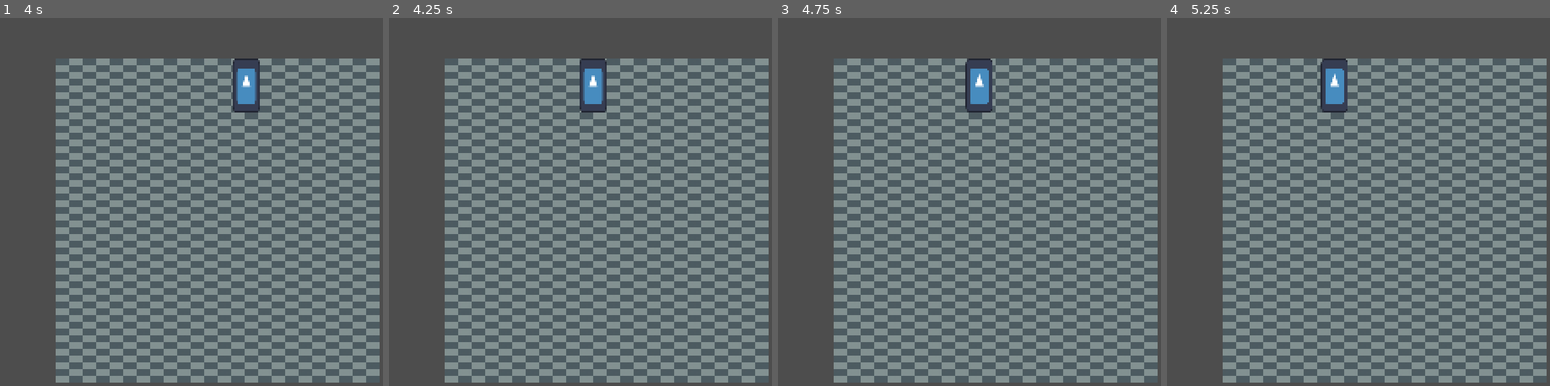
Above: before the commit, frames 1-4 (left to right).
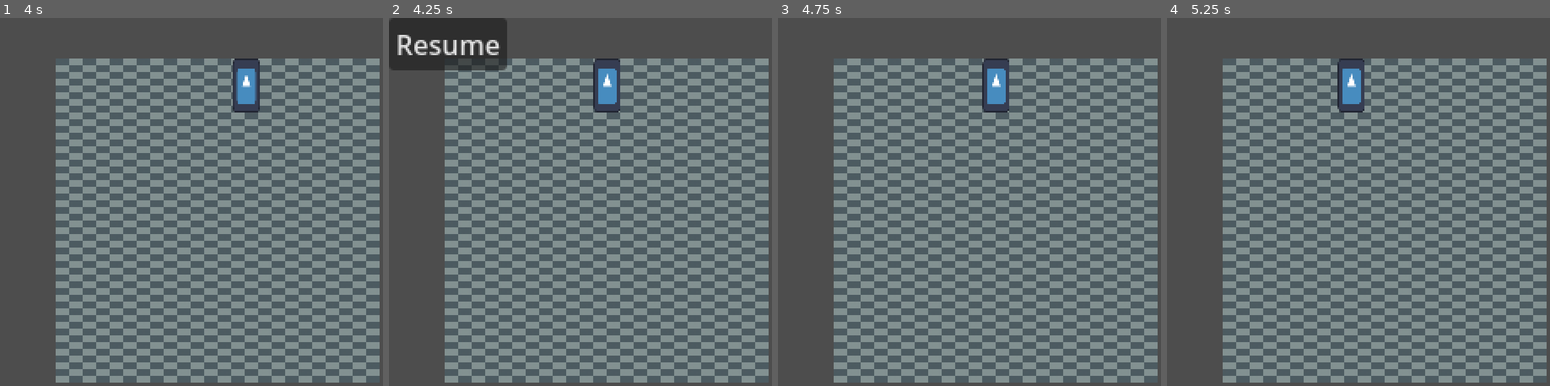
Above: after the commit, the same moments.

Repository: zach-sousa-dev/gdc-jam-1
Game: Godot game, scene res://scenes/test_environment.tscn
Same seed, same stepped clock (60 frames per second), same inputs: the game is played once before the commit and once after it. The engine's default icon, where the game draws it, is replaced by a stand-in: a white triangle on a blue panel in a dark square.
Inputs (mouse positions are in pixels of both pictures, inside the frame that each line leads up to):
- Up to frame 1 (4 s): tap Enter at 0.5 s; hold D (move_right) 0.53-1.28 s; hold S (move_down) 1.28-2.03 s; hold D (move_right) 2.03-2.78 s; hold W (move_up) 2.78-3.53 s; hold A (move_left) from 3.53 s (still down)
- Up to frame 2 (4.25 s): keep holding A (move_left); tap Escape (ui_cancel) at 4.15 s
- Up to frame 3 (4.75 s): release A (move_left) at 4.25 s; click (835, 43) at 4.25 s, where only the run after the commit has a clickable "Resume"
- Up to frame 4 (5.25 s): tap Space at 5 s; hold A (move_left) from 5.03 s (still down)

Frame 1 is identical in both runs. In frame 2, 5.5% of the frame differs, in the area x 0-61%, y 0-26%; in frame 3, 1.5%; in frame 4, 1.5%.

Commit message:
added pause functionality from club session

Diff:
--- /dev/null
+++ b/scenes/camera_2d.gd
@@ -0,0 +1,11 @@
+extends Camera2D
+
+@onready var options_instance = null
+@onready var options_scene = preload("res://scenes/options.tscn")
+
+func _ready():
+	pass
+
+func _process(delta):
+	if options_instance != null:
+		options_instance.position = position
--- /dev/null
+++ b/scenes/options.gd
@@ -0,0 +1,10 @@
+extends Control
+
+@onready var resume_button = $ResumeButton
+
+func _ready():
+	resume_button.connect("pressed", Callable(self, "_on_resume_pressed"))
+
+func _on_resume_pressed():
+	get_tree().paused = false
+	queue_free()
--- /dev/null
+++ b/scenes/options.tscn
@@ -0,0 +1,18 @@
+[gd_scene load_steps=2 format=3 uid="uid://s6qm0hk6806t"]
+
+[ext_resource type="Script" uid="uid://dno13eisn6sw6" path="res://scenes/options.gd" id="1_c2u1v"]
+
+[node name="Options" type="Control"]
+layout_mode = 3
+anchors_preset = 15
+anchor_right = 1.0
+anchor_bottom = 1.0
+grow_horizontal = 2
+grow_vertical = 2
+script = ExtResource("1_c2u1v")
+
+[node name="ResumeButton" type="Button" parent="."]
+layout_mode = 0
+offset_right = 8.0
+offset_bottom = 8.0
+text = "Resume"
--- /dev/null
+++ b/scenes/test_environment.gd
@@ -0,0 +1,33 @@
+extends Node2D
+
+@onready var options_scene = preload("res://scenes/options.tscn")
+var options_instance = null
+
+@onready var camera = $Camera2D
+@onready var player = $Player
+
+func _ready():
+	set_process_unhandled_input(true)
+
+func _unhandled_input(event):
+	if event.is_action_pressed("ui_cancel"):
+		toggle_options()
+		get_viewport().set_input_as_handled()
+
+func toggle_options():
+	if options_instance == null:
+		get_tree().paused = true
+
+		options_instance = options_scene.instantiate();
+
+		camera.add_child(options_instance)
+
+		options_instance.process_mode = Node.PROCESS_MODE_ALWAYS
+
+		options_instance.position = Vector2.ZERO
+	else:
+		if options_instance != null:
+			options_instance.queue_free()
+			await get_tree().process_frame
+			options_instance = null
+		get_tree().paused = false
--- a/scenes/test_environment.tscn
+++ b/scenes/test_environment.tscn
@@ -1,13 +1,16 @@
-[gd_scene load_steps=5 format=3 uid="uid://ctsowiuwr1cga"]
-
+[gd_scene load_steps=7 format=3 uid="uid://ctsowiuwr1cga"]
+
+[ext_resource type="Script" uid="uid://cl013ejiagg4q" path="res://scenes/test_environment.gd" id="1_8ya4j"]
 [ext_resource type="Texture2D" uid="uid://dl1hm1ubpx7d4" path="res://icon.svg" id="1_uhjjb"]
 [ext_resource type="Texture2D" uid="uid://tkptebiy0xlm" path="res://assets/images/floor.png" id="2_b3mux"]
 [ext_resource type="Script" uid="uid://c5dyag01bq8y0" path="res://scenes/player.gd" id="2_nbain"]
+[ext_resource type="Script" uid="uid://ykd5qtcn5nq7" path="res://scenes/camera_2d.gd" id="5_5qein"]
 
 [sub_resource type="RectangleShape2D" id="RectangleShape2D_b3mux"]
 size = Vector2(16, 32)
 
 [node name="TestEnvironment" type="Node2D"]
+script = ExtResource("1_8ya4j")
 
 [node name="Floor" type="Node2D" parent="."]
 position = Vector2(33, 24)
@@ -732,18 +735,19 @@
 position = Vector2(184, 184)
 texture = ExtResource("2_b3mux")
 
-[node name="player" type="CharacterBody2D" parent="."]
+[node name="Player" type="CharacterBody2D" parent="."]
 position = Vector2(33, 24)
 script = ExtResource("2_nbain")
 
-[node name="Sprite2D" type="Sprite2D" parent="player"]
+[node name="Sprite2D" type="Sprite2D" parent="Player"]
 position = Vector2(8, 16)
 scale = Vector2(0.125, 0.25)
 texture = ExtResource("1_uhjjb")
 
-[node name="CollisionShape2D" type="CollisionShape2D" parent="player"]
+[node name="CollisionShape2D" type="CollisionShape2D" parent="Player"]
 position = Vector2(8, 16)
 shape = SubResource("RectangleShape2D_b3mux")
 
 [node name="Camera2D" type="Camera2D" parent="."]
 anchor_mode = 0
+script = ExtResource("5_5qein")
Not shown, added: scenes/camera_2d.gd.uid
Not shown, added: scenes/options.gd.uid
Not shown, added: scenes/test_environment.gd.uid
